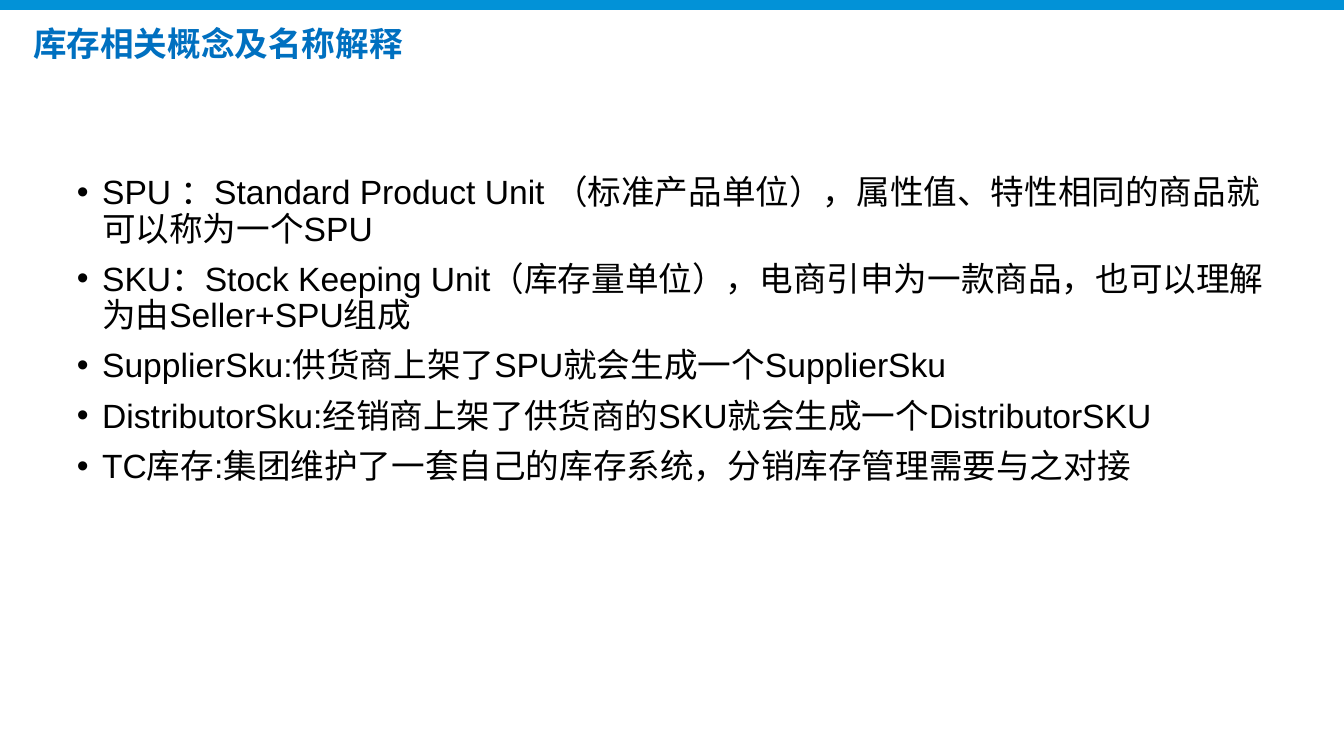
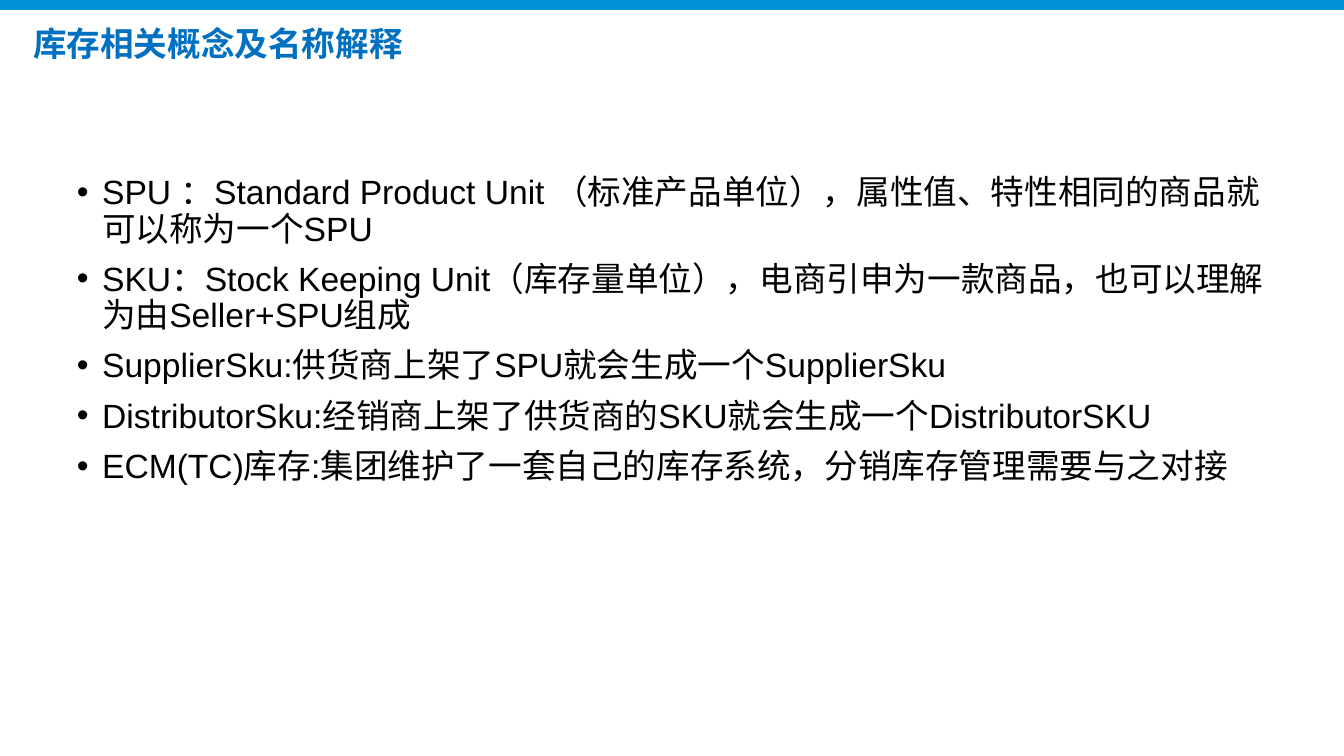
Before and after one commit to xklnew/Go-000, a slide deck: slide 4 of Week01/分销平台商品系统简介.pptx. Drawn at 1344x756 pixels with LibreOffice and Linux fonts; fonts in the diff are those of the drawing; background and template pictures are left out. Boxes give left, top, right and bottom in pixels: in the first picture for what was removed or moved away, otherwise in the second. Text is boxed around its words. In the diff, an @@ line names an element or a change of style, - is before the commit and + after.

```diff
--- a/Week01/分销平台商品系统简介.pptx
+++ b/Week01/分销平台商品系统简介.pptx
@@ text at <box>102,451,1228,485</box>: text changed @@
-• TC库存:集团维护了一套自己的库存系统，分销库存管理需要与之对接
+• ECM(TC)库存:集团维护了一套自己的库存系统，分销库存管理需要与之对接
```
Also in this commit, not shown: 7 other slides changed, 4 slides added, 13 slides removed, 1 other file.
